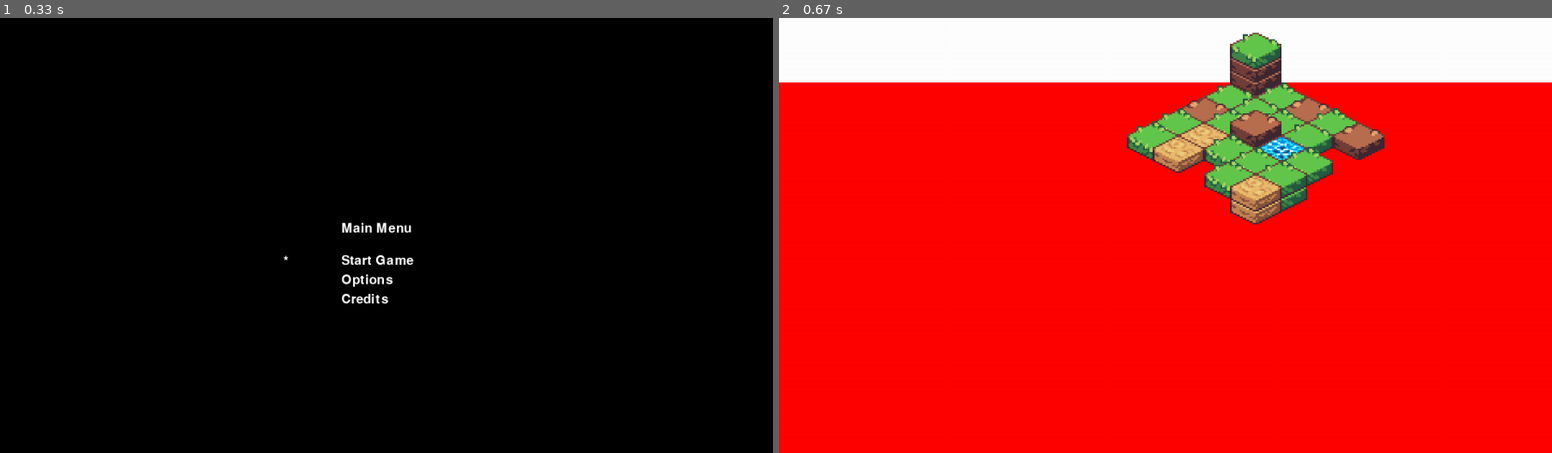
Above: before the commit, frames 1-2 (left to right).
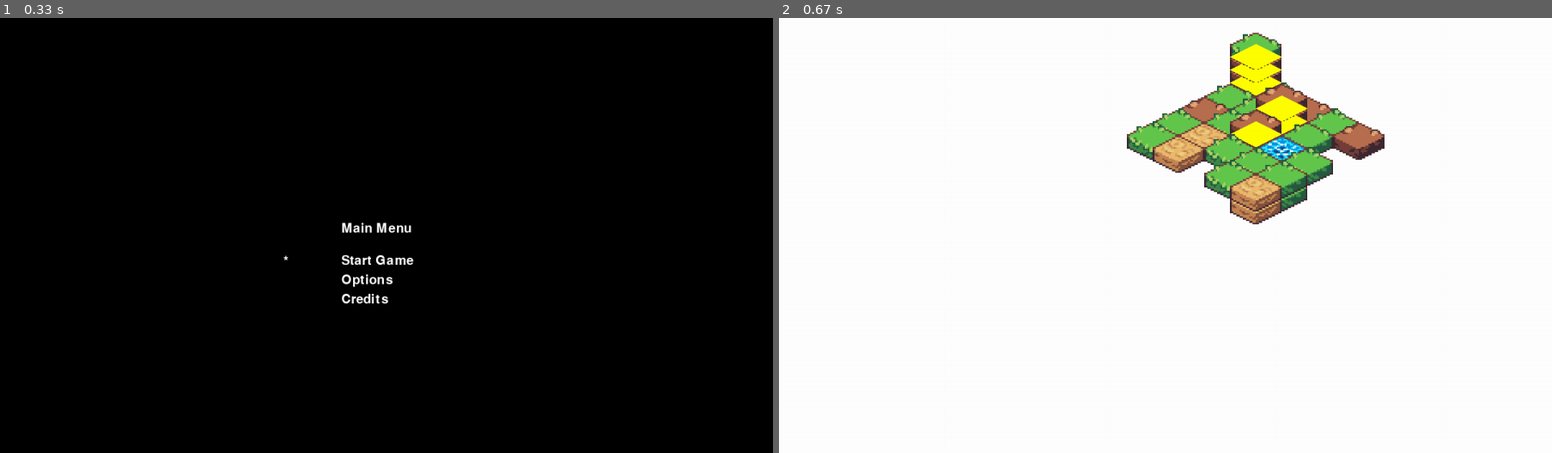
Above: after the commit, the same moments.

Repository: angelstreet/pygame
Game: pygame game, started from my_games/engine/main_game_menu.py
Same seed, same stepped clock (60 frames per second), same inputs: the game is played once before the commit and once after it.
Inputs:
- Up to frame 1 (0.33 s): no input
- Up to frame 2 (0.67 s): tap Enter at 0.33 s

Frame 1 is identical in both runs. In frame 2, 81% of the frame differs, in the area x 0-100%, y 5-100%.

Commit message:
Starting collision

Diff:
--- a/my_games/engine/assets/data/isotilemap.json
+++ b/my_games/engine/assets/data/isotilemap.json
@@ -4,7 +4,7 @@
   "_comment": "Multidimensionnal isometric tilemap",
   "map_data" :[
                 [
-                  [{"tile_frame":1,"z":0,"sort":true}, {"tile_frame":3,"z":-40,"sort":true},{"tile_frame":3,"z":-80,"sort":true},{"tile_frame":2,"z":-120,"sort":true}],
+                  [{"tile_frame":1,"z":0,"sort":true,"rigid":true}, {"tile_frame":3,"z":-40,"sort":true,"rigid":true},{"tile_frame":3,"z":-80,"sort":true,"rigid":true},{"tile_frame":2,"z":-120,"sort":true,"rigid":true}],
                   [{"tile_frame":1,"z":0,"sort":true}],
                   [{"tile_frame":3,"z":0,"sort":true}],
                   [{"tile_frame":1,"z":0,"sort":true}],
@@ -13,14 +13,14 @@
                 [
                   [{"tile_frame":2,"z":0,"sort":true}],
                   [{"tile_frame":2,"z":0,"sort":true}],
-                  [{"tile_frame":1,"z":0,"sort":true}],
+                  [{"tile_frame":1,"z":0,"sort":true},{"tile_frame":3,"z":-40,"sort":true,"rigid":true},{"tile_frame":3,"z":-80,"sort":true,"rigid":true}],
                   [{"tile_frame":2,"z":0,"sort":true}],
                   []
                 ],
                 [
                   [{"tile_frame":3,"z":0,"sort":true}],
                   [{"tile_frame":1,"z":0,"sort":true}],
-                  [{"tile_frame":1,"z":0,"sort":true},{"tile_frame":3,"z":-40,"sort":true}],
+                  [{"tile_frame":1,"z":0,"sort":true},{"tile_frame":3,"z":-40,"sort":true,"rigid":true}],
                   [{"tile_frame":4,"z":0,"sort":true}],
                   [{"tile_frame":1,"z":0,"sort":true}]
                 ],
--- a/my_games/engine/src/game.py
+++ b/my_games/engine/src/game.py
@@ -99,6 +99,29 @@
         healthbar = HeartGameBar(value, total, x, y, json, scale, offset)
         self.ui_sprites.add(healthbar)
         return healthbar
+# COLLISION-----------------------------------------------------
+    def check_collision(self):
+        moving_list, hit_list = [], []
+        non_moving_list = pygame.sprite.Group()
+
+        for sprite in self.game_sprites.sprites() :
+            if 'rigid' in dir(sprite) and sprite.rigid :
+                if 'is_moving' in dir(sprite) and sprite.is_moving() :
+                    moving_list.append(sprite.get_collision_sprite())
+                else :
+                    non_moving_list.add(sprite.get_collision_sprite())
+
+        for collision_sprite in moving_list :
+            self.image.blit(collision_sprite.image,(collision_sprite.rect.x,collision_sprite.rect.y))
+            collision_list = pygame.sprite.spritecollide(collision_sprite, non_moving_list, False, pygame.sprite.collide_mask)
+            print("Check Collision")
+            if len(collision_list)>0 :
+                #collision_sprite.parent.image.blit(collision_sprite.image,(0,0))
+                for sprite in collision_list:
+                    print(sprite.parent, sprite)
+                    #sprite.parent.image.blit(sprite.image,(0,0))
+                    collision_sprite.parent.collision_list.append(sprite)
+
 
 # GAME-----------------------------------------------------
     def draw_bg(self):
@@ -110,14 +133,15 @@
             return sprite.zsort()
         return 1
 
-    def sortGameSprite(self, game_sprites):
+    def sort_game_sprite(self, game_sprites):
         tmp = game_sprites.sprites()
         tmp.sort(key=self.zsort)
         return pygame.sprite.OrderedUpdates(tmp)
 
     def draw_game(self):
         self.game_sprites.update()
-        self.game_sprites = self.sortGameSprite(self.game_sprites)
+        self.check_collision()
+        self.game_sprites = self.sort_game_sprite(self.game_sprites)
         self.game_sprites.draw(self.display)
 
     def draw_fx(self):
--- a/my_games/engine/src/isotilemap.py
+++ b/my_games/engine/src/isotilemap.py
@@ -5,7 +5,7 @@
 RED = (255, 0, 0)
 
 class Tile(pygame.sprite.Sprite):
-    def __init__(self,tilemap, tile_sprite, tile_frame,x,y,z,w,h,isox,isoy,offsetx,offsety,sort):
+    def __init__(self,tilemap, tile_sprite, tile_frame,x,y,z,w,h,isox,isoy,offsetx,offsety,sort,rigid):
         pygame.sprite.Sprite.__init__(self)
         self.tilemap=tilemap
         self.tile_sprite=tile_sprite
@@ -20,27 +20,44 @@
         self.offsetx = offsetx
         self.offsety = offsety
         self.sort = sort
+        self.rigid= rigid
+        self.collision_list = []
         self.init_tile()
 
     def init_tile(self):
         self.image = pygame.Surface((self.w, self.h),pygame.SRCALPHA, 32).convert_alpha()
         self.image.blit(self.tile_sprite , (0, 0))
+        self.mask = pygame.mask.from_surface(self.image)
         self.rect = self.image.get_rect()
         self.rect.x = self.isox+self.offsetx+self.tilemap.map_w/2+self.tilemap.x
         self.rect.y = self.isoy+self.z+self.offsety+self.tilemap.y
 
-    def isStatic(self):
+    def is_static(self):
         return not self.sort
 
     def zsort(self):
         depth = round(self.rect.y+self.rect.h-self.z)
         return depth
 
+    def is_moving(self) :
+        return False
+
+    def get_collision_sprite(self) :
+        sprite = pygame.sprite.Sprite()
+        sprite.image = pygame.Surface((self.rect.size),pygame.SRCALPHA, 32).convert_alpha()
+        w,h = self.w,self.h
+        polygon_b=[(0,h-h/3), (w/2, h-h/3*2), (w, h-h/3),(w/2, h)]
+        pygame.draw.polygon(sprite.image,(255,255,0),polygon_b)
+        sprite.mask = pygame.mask.from_surface(sprite.image)
+        sprite.rect = self.image.get_rect()
+        sprite.rect.x=self.rect.x
+        sprite.rect.y=self.rect.y
+        self.image.blit(sprite.image,(0,0))
+        sprite.parent = self
+        return sprite
+
     def update(self):
         pass
-
-    def __str__(self):
-        return "Tile - tile_frame:%s, x:%s, y:%s, z:%s, w:%s, h:%s, isox:%s, isoy:%s, offsetx:%s, offsety:%s, scale:%s" % (self.tile_frame,self.x,self.y,self.z,self.w,self.h,self.isox,self.isoy,self.offsetx,self.offsety,self.scale)
 
 class IsoTileMap(pygame.sprite.Sprite):
     def __init__(self,x,y,map_w,map_h, json, scale=1):
@@ -65,16 +82,16 @@
         self.map_data = data['tilemap']['map_data']
 
     def sort_tile(self,tile):
-        if not self.sort or tile.isStatic() :
+        if not self.sort or tile.is_static() :
             self.static_tiles.append(tile)
         else:
             self.dynamic_tiles.append(tile)
 
-    def draw_tile(self, x, y, z, tile_frame,sort):
+    def draw_tile(self, x, y, z, tile_frame,sort,rigid):
         tile_data = self.tileset[tile_frame-1]
         tile_sprite, w, h, offsetx, offsety = tile_data
         isox, isoy = cartesian_to_iso(x, y, w, h+offsety)
-        tile = Tile(self,tile_sprite, tile_frame,x,y,z,w,h,isox,isoy,offsetx,offsety,sort)
+        tile = Tile(self,tile_sprite, tile_frame,x,y,z,w,h,isox,isoy,offsetx,offsety,sort,rigid)
         self.sort_tile(tile)
 
     def zsort(self, tile):
@@ -86,11 +103,13 @@
         for tile in tile_list:
             tile_frame = tile['tile_frame']
             z = tile['z']*self.scale
-            sort = False
+            sort,rigid = False,False
             if 'sort' in tile :
                 sort = True
+            if 'rigid' in tile :
+                rigid = True
             if tile_frame > 0:
-                self.draw_tile(x, y, z, tile_frame,sort)
+                self.draw_tile(x, y, z, tile_frame,sort,rigid)
 
     def init_map(self):
         self.image = pygame.Surface((self.map_w*self.scale, self.map_h*self.scale),pygame.SRCALPHA, 32).convert_alpha()
@@ -120,7 +139,7 @@
                 self.draw_tiles(x,y,tile_list)
 
     def draw_map(self) :
-        self.image.fill(RED)
+        #self.image.fill(RED)
         for tile in self.static_tiles :
             print(tile.y,tile.offsety,self.scale,tile.isox,tile.isoy)
             x = tile.isox+tile.offsetx+self.map_w/2
--- a/my_games/engine/src/player.py
+++ b/my_games/engine/src/player.py
@@ -18,10 +18,13 @@
         self.gravity = 1
         self.jump_force = -10
         self.z = 0
+        self.rigid = True
+        self.collision_list = []
         self.current_state = None
         pygame.mixer.init()
         pygame.mixer.music.set_volume(0.1)
         self.init_player()
+        self.debug = True
 
 
     def load_player_data_from_json(self):
@@ -109,21 +112,27 @@
     def move(self, x, y):
         move_sprite(self.rect,x, y)
 
-    def move_player(self,):
-        self.move(self.velocity_x, self.velocity_y + self.velocity_z)
-        if (self.current_state == 'jump' and self.velocity_z<0) :
-            self.velocity_z = min(0,self.velocity_z+self.gravity)
-            self.z+=self.velocity_z
-        elif(self.current_state == 'jump' and self.velocity_z==0) :
-            self.set_state("fall")
-        elif(self.current_state == 'fall') :
-            self.velocity_z = max(self.jump_force,self.velocity_z+self.gravity)
-            self.z+=self.velocity_z
-            if(self.velocity_z==-1*self.jump_force+self.gravity) :
-                self.set_state("idle")
-                self.velocity_z = 0
-                self.z=0
-                self.reset_velocity()
+    def check_collision(self):
+        if len(self.collision_list)>0:
+            return False
+        return False
+
+    def move_player(self):
+        if not self.check_collision():
+            self.move(self.velocity_x, self.velocity_y + self.velocity_z)
+            if (self.current_state == 'jump' and self.velocity_z<0) :
+                self.velocity_z = min(0,self.velocity_z+self.gravity)
+                self.z+=self.velocity_z
+            elif(self.current_state == 'jump' and self.velocity_z==0) :
+                self.set_state("fall")
+            elif(self.current_state == 'fall') :
+                self.velocity_z = max(self.jump_force,self.velocity_z+self.gravity)
+                self.z+=self.velocity_z
+                if(self.velocity_z==-1*self.jump_force+self.gravity) :
+                    self.set_state("idle")
+                    self.velocity_z = 0
+                    self.z=0
+                    self.reset_velocity()
 
     def attack(self):
         if 'attack' in self.sound_data :
@@ -197,6 +206,16 @@
             self.image = self.frames_data[self.current_frame][self.current_frame_id+1]['sprite']
         else:
             self.image = self.frames_data[self.current_frame][self.current_frame_id+1]['sprite_flip']
+        if self.debug :
+            self.displayCollisionLosange()
+            self.displayRadius()
+
+    def displayCollisionLosange(self):
+        return
+        self.image.blit(self.get_collision_sprite().image,(0,0))
+
+    def displayRadius(self):
+        pass
 
     def animate(self):
         frame_rate = self.get_frame_rate()
@@ -220,3 +239,27 @@
     def zsort(self):
         depth = round(self.rect.y+self.rect.h-self.z+50)
         return depth
+
+    def is_moving(self) :
+        if self.velocity_x!=0 or self.velocity_y!=0 or self.velocity_z!=0:
+            return True
+        return True
+        return False
+
+    def get_collision_sprite(self) :
+        sprite = pygame.sprite.Sprite()
+        sprite.image = pygame.Surface((self.rect.size),pygame.SRCALPHA, 32).convert_alpha()
+        w,h = int(100*0.43),int(60*0.43)
+        x,y,z=40,54,40
+        polygon_b=[(w/2+x, y), (w+x, h/2+y), (w/2+x, h+y),(x, h/2+y)]
+        pygame.draw.polygon(sprite.image,(0,0,255),polygon_b)
+        sprite.mask = pygame.mask.from_surface(sprite.image)
+        sprite.rect = self.image.get_rect()
+        sprite.rect.x=self.rect.x
+        sprite.rect.y=self.rect.y
+        #polygon_t=[(w/2+x, y-z), (w+x, h/2+y-z), (w/2+x, h+y-z),(x, h/2+y-z)]
+        #pygame.draw.polygon(collision_sprite,(255,0,0),polygon_t)
+        #pygame.draw.line(collision_sprite,(0,0,255),polygon_t[1],polygon_b[1] )
+        #pygame.draw.line(collision_sprite,(0,0,255),polygon_t[3],polygon_b[3])
+        sprite.parent = self
+        return sprite
